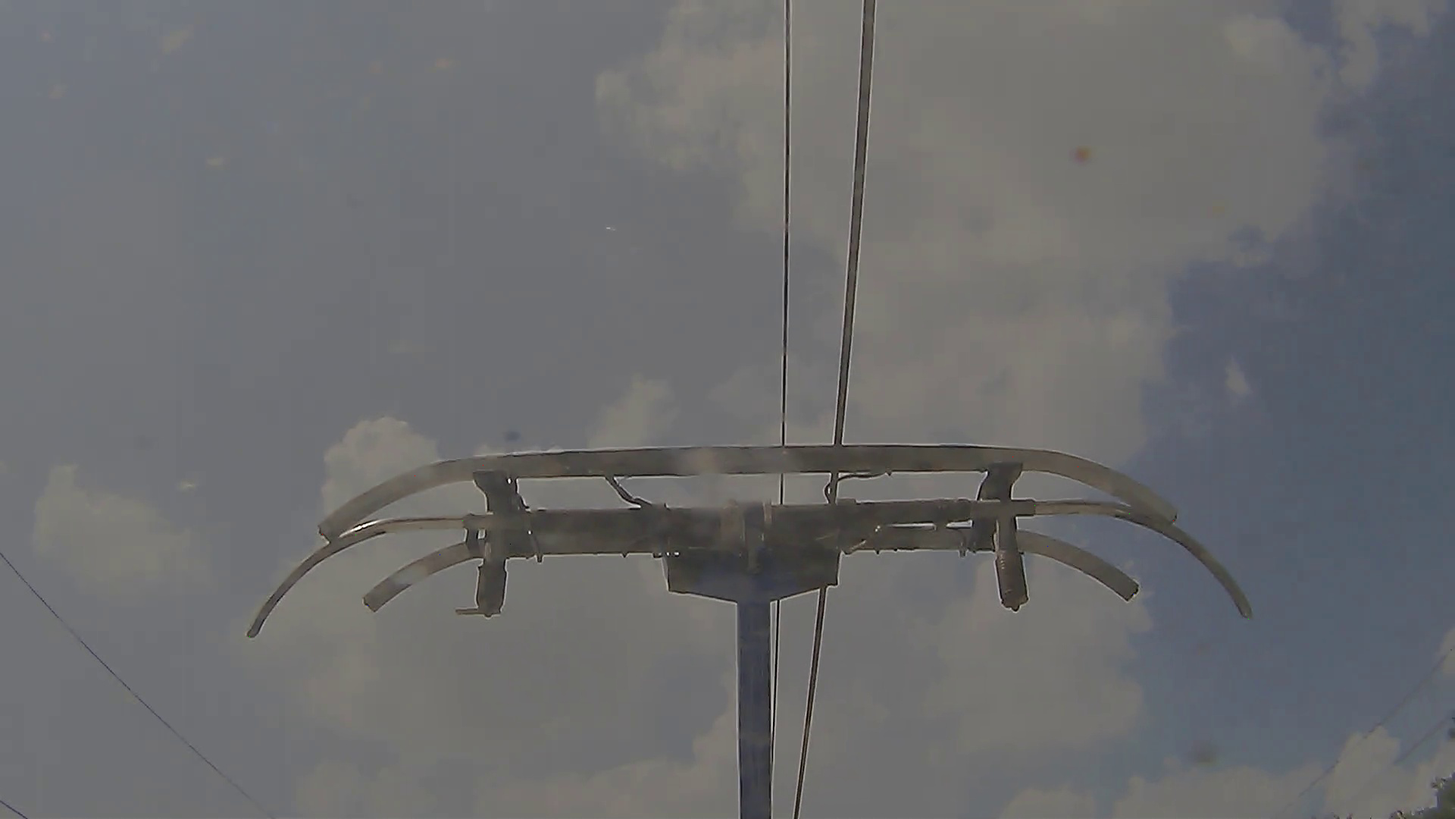
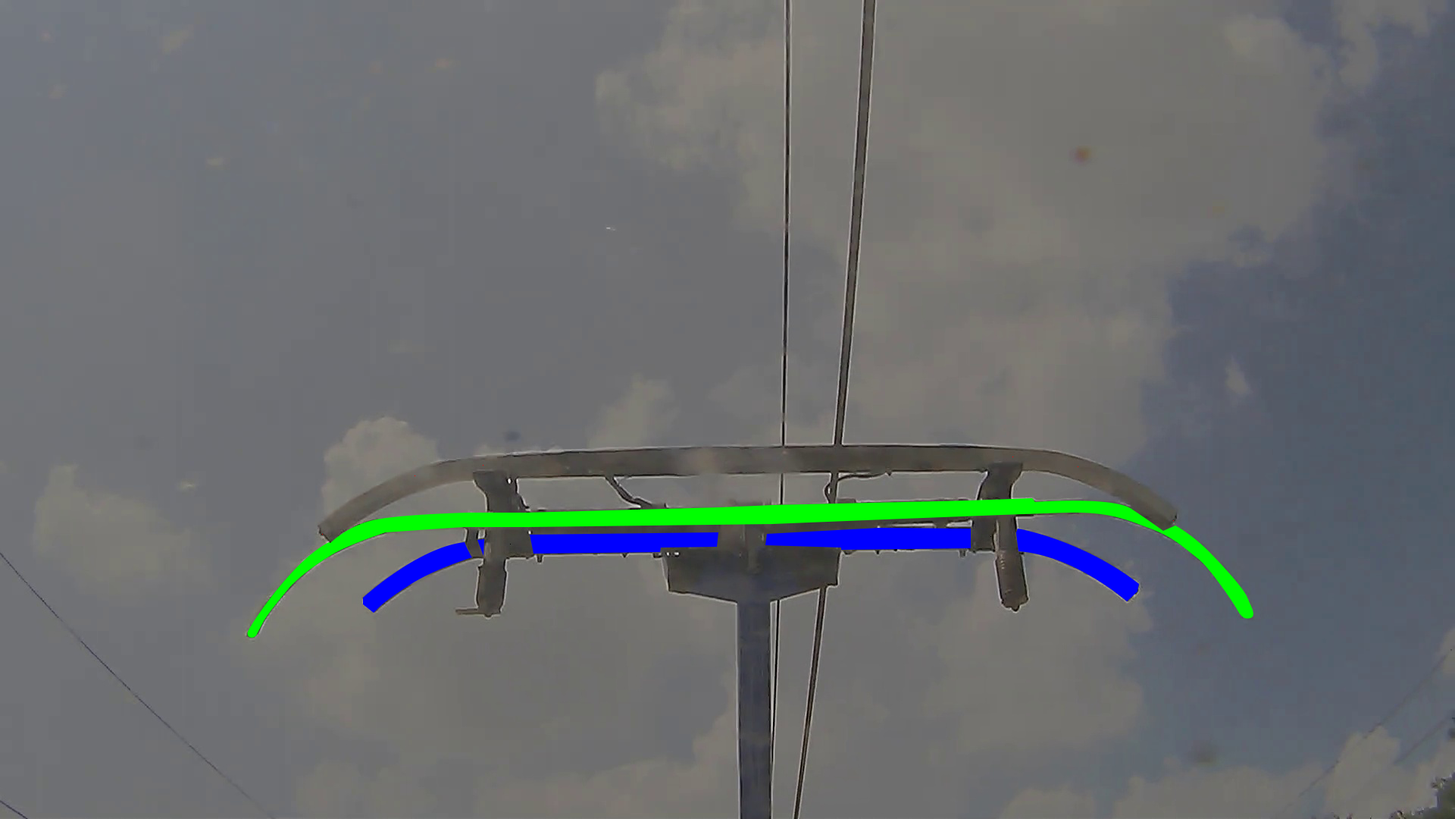
The second (1455, 819) image is a revision of the first. Changes to its layers:
showed "mask" (2nd of 3, in "middle_bar") over bbox(247, 497, 1254, 638)
showed "mask" (3rd of 3, in "rear_bar") over bbox(363, 527, 1140, 613)
